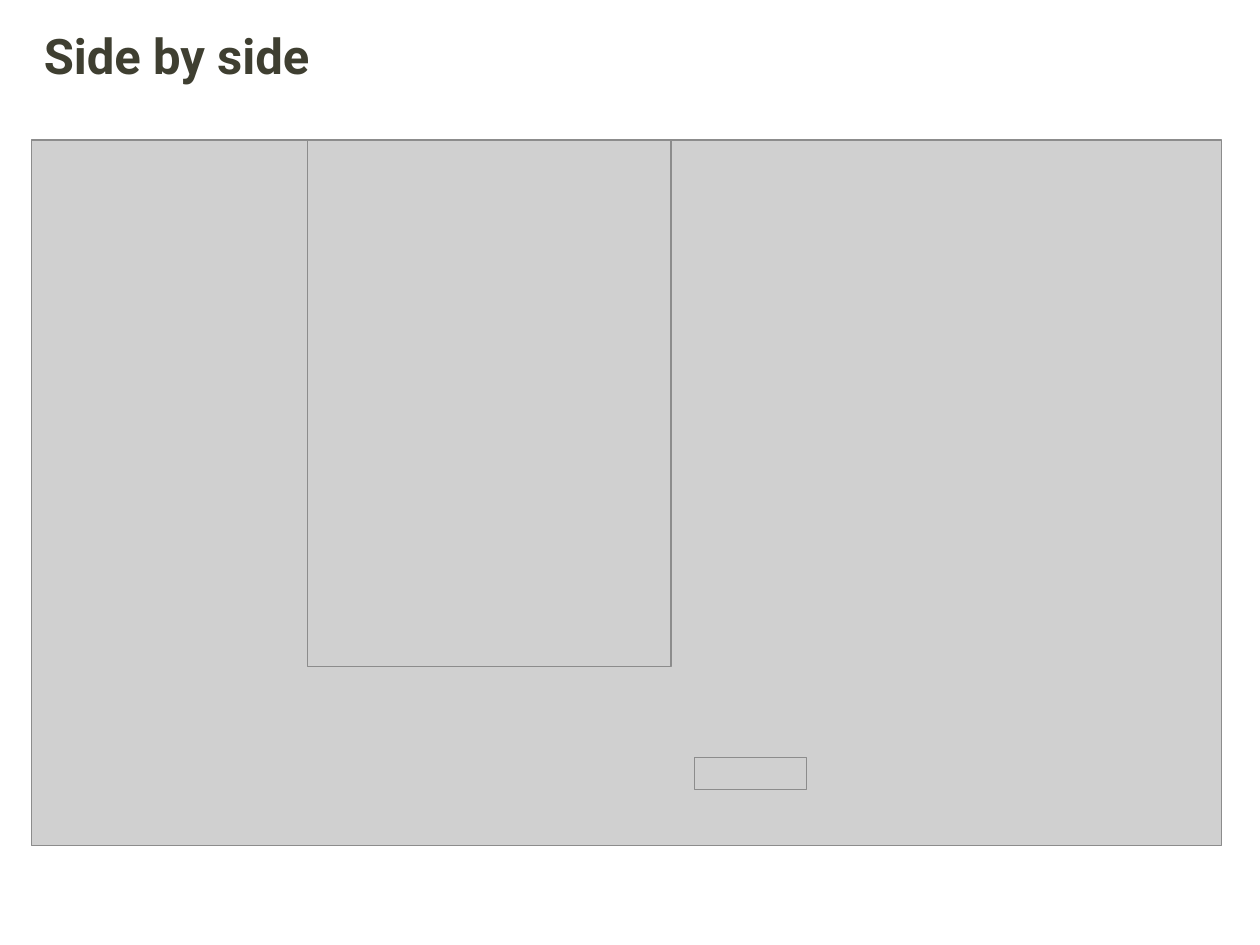
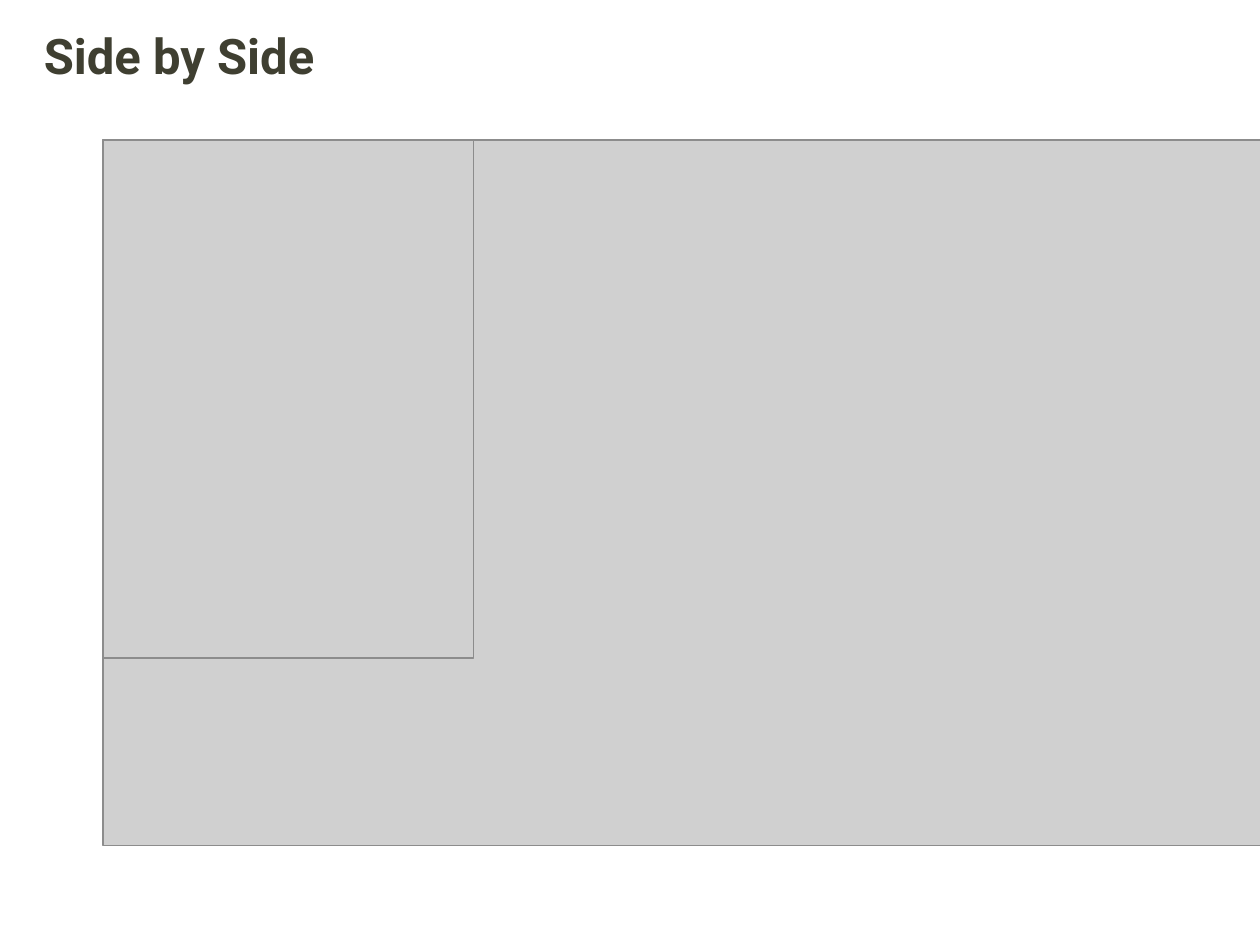
Before and after one commit to thepler/using-using-with-with, a slide deck: slide 28 of using-using-with-with.pptx (slide 27 before the commit). Drawn at 1260x945 pixels with LibreOffice and Linux fonts; fonts in the diff are those of the drawing; grey boxes stand for pictures; background and template pictures are left out. Boxes give left, top, right and bottom in pixels: in the first picture for what was removed or moved away, otherwise in the second. Text is boxed around its words. In the diff, an @@ line names an element or a change of style, - is before the commit and + after.

```diff
--- a/using-using-with-with.pptx
+++ b/using-using-with-with.pptx
@@ title at <box>44,37,314,85</box>: text changed @@
-Side by side
+Side by Side
@@ picture: place and size @@
-picture at <box>32,140,1221,845</box>
+picture at <box>103,140,1260,845</box>
@@ picture added at <box>103,140,474,658</box> @@
@@ picture removed at <box>307,140,670,667</box> @@
@@ picture removed at <box>694,757,806,790</box> @@
```
Also in this commit, not shown: 1 slide added, 1 other file.
